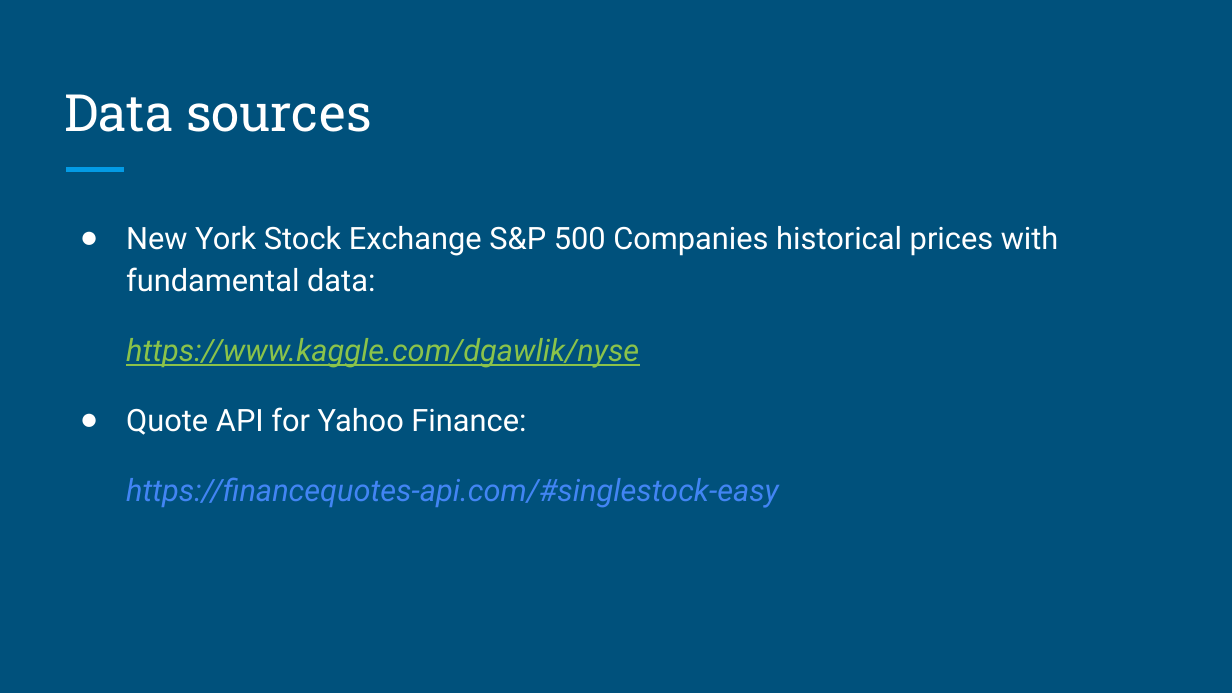
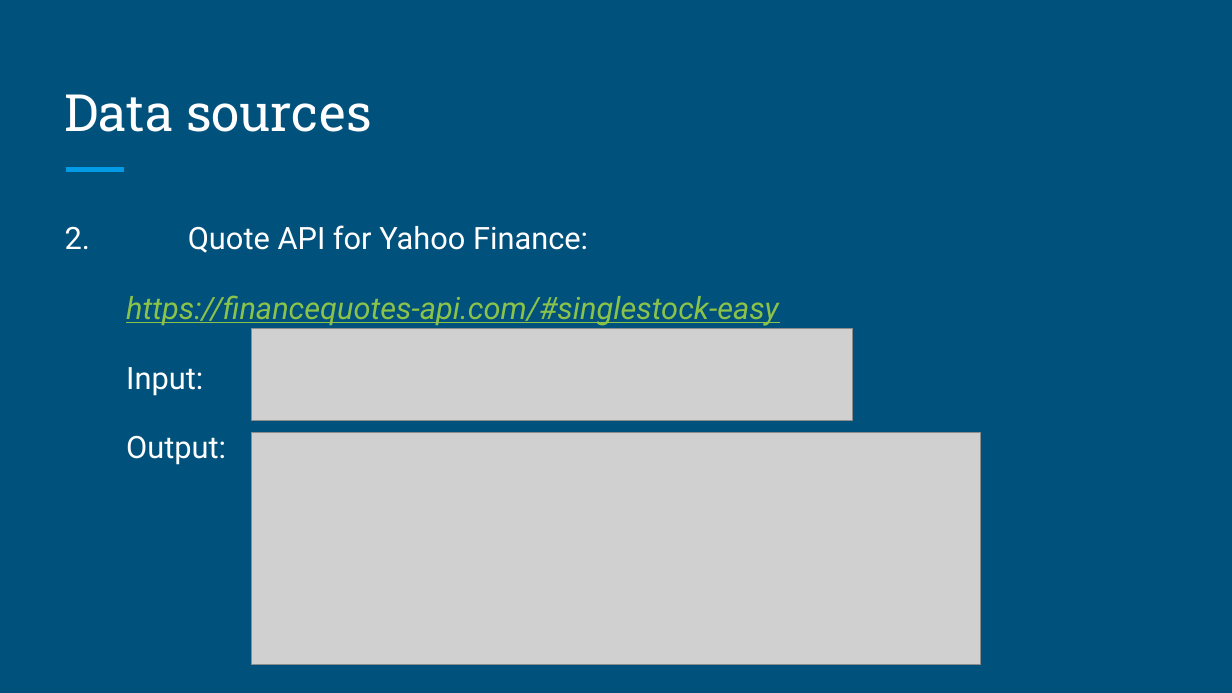
Before and after one commit to reasonwow/Stock_Prediction_Scala, a slide deck: slide 6 of Presentation/ScalaTeam9Planning.pptx (slide 4 before the commit). Drawn at 1232x693 pixels with LibreOffice and Linux fonts; fonts in the diff are those of the drawing; grey boxes stand for pictures. Boxes give left, top, right and bottom in pixels: in the first picture for what was removed or moved away, otherwise in the second. Text is boxed around its words. In the diff, an @@ line names an element or a change of style, - is before the commit and + after.

```diff
--- a/Presentation/ScalaTeam9Planning.pptx
+++ b/Presentation/ScalaTeam9Planning.pptx
@@ text at [65,225,588,253]: text changed @@
-● New York Stock Exchange S&P 500 Companies historical prices with fundamental data:
-https://www.kaggle.com/dgawlik/nyse
-● Quote API for Yahoo Finance:
+2. Quote API for Yahoo Finance:
@@ text at [126,295,779,326]: text colour #4285F4 to #8BC34A, underline on in "https://financequotes-api.com/#singlestock-easy" @@
@@ picture added at [251,329,853,421] @@
@@ text at [126,367,226,465]: paragraphs added @@
+Input:
+Output:
@@ picture added at [251,432,981,664] @@
```
Also in this commit, not shown: 4 other slides changed, 2 slides added, 1 other file.
